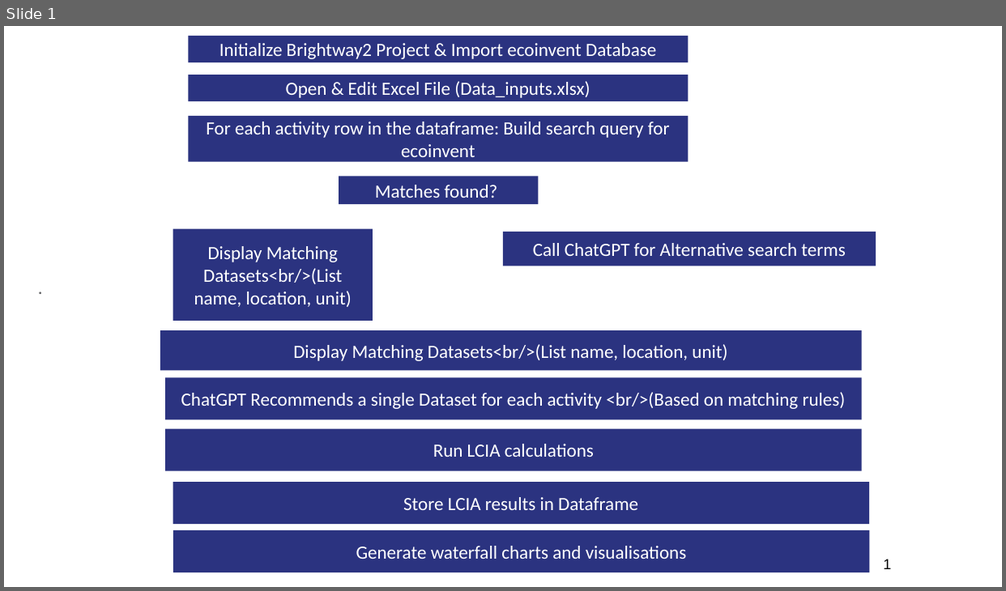
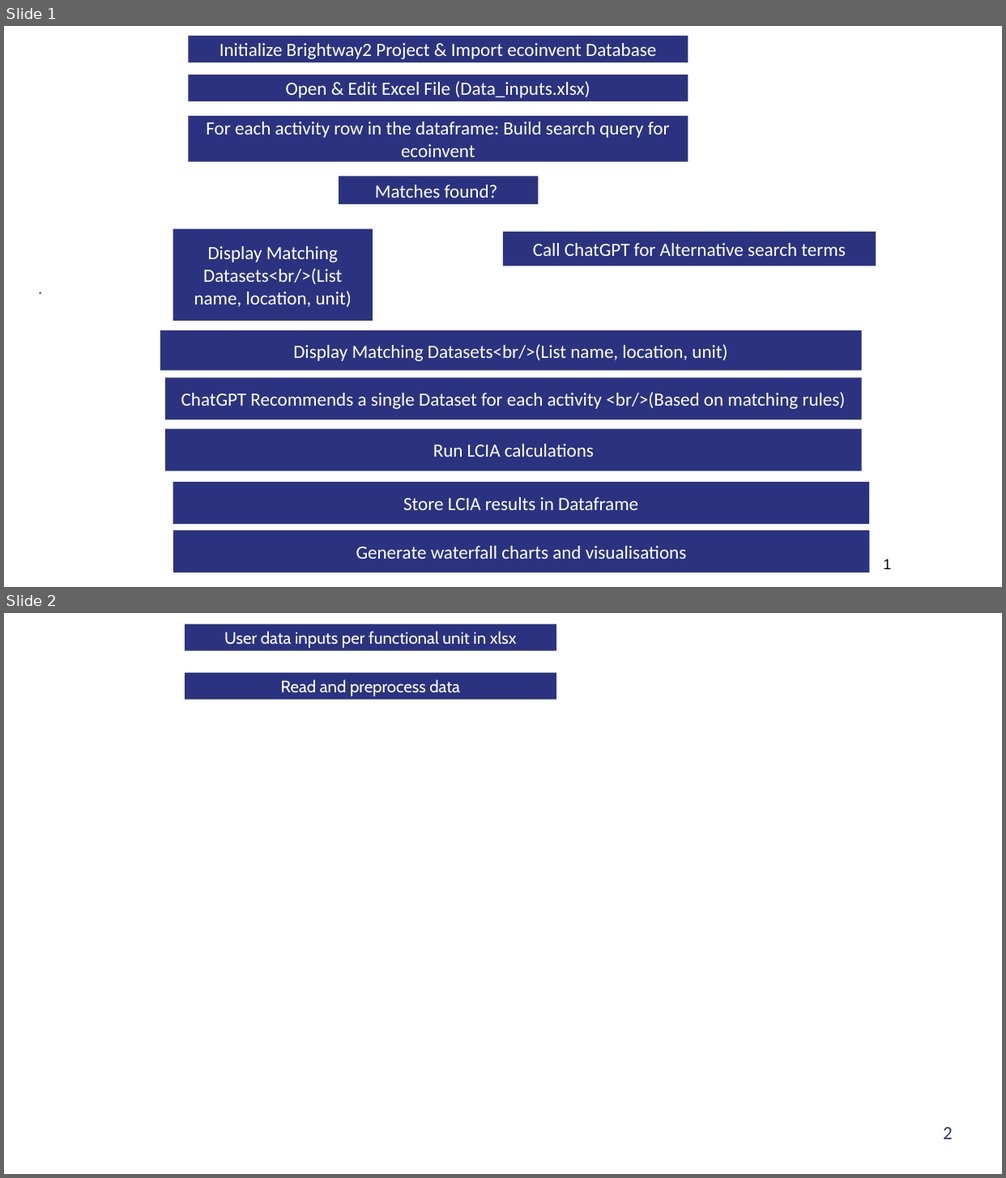
Before and after one commit to kallitsis/ARIA, a slide deck: paper/Figures for paper.pptx. Shown one above the other, each under a label of ours: slide 1 before the commit, slides 1 and 2 after it. The pictures are 1006x591 and 1006x1178 pixels, drawn with LibreOffice and Linux fonts; fonts in the diff are those of the drawing; background and template pictures are left out. Boxes give left, top, right and bottom in pixels: in the first picture for what was removed or moved away, otherwise in the second. Text is boxed around its words. In the diff, an @@ line names an element or a change of style, - is before the commit and + after.

```diff
--- a/paper/Figures for paper.pptx
+++ b/paper/Figures for paper.pptx
@@ slide 2 added at (x1=4, y1=613, x2=1002, y2=1174), background #FFFFFF @@
@@ rectangle added at (x1=185, y1=624, x2=556, y2=651), fill #2B3380, 16 pt, text #FFFFFF @@
+User data inputs per functional unit in xlsx
@@ rectangle added at (x1=185, y1=673, x2=556, y2=700), fill #2B3380, 16 pt, text #FFFFFF @@
+Read and preprocess data
@@ page number added at (x1=943, y1=1127, x2=953, y2=1139), 18 pt, text #2B3380 @@
+2
```
Also in this commit, not shown: 5 other files.
